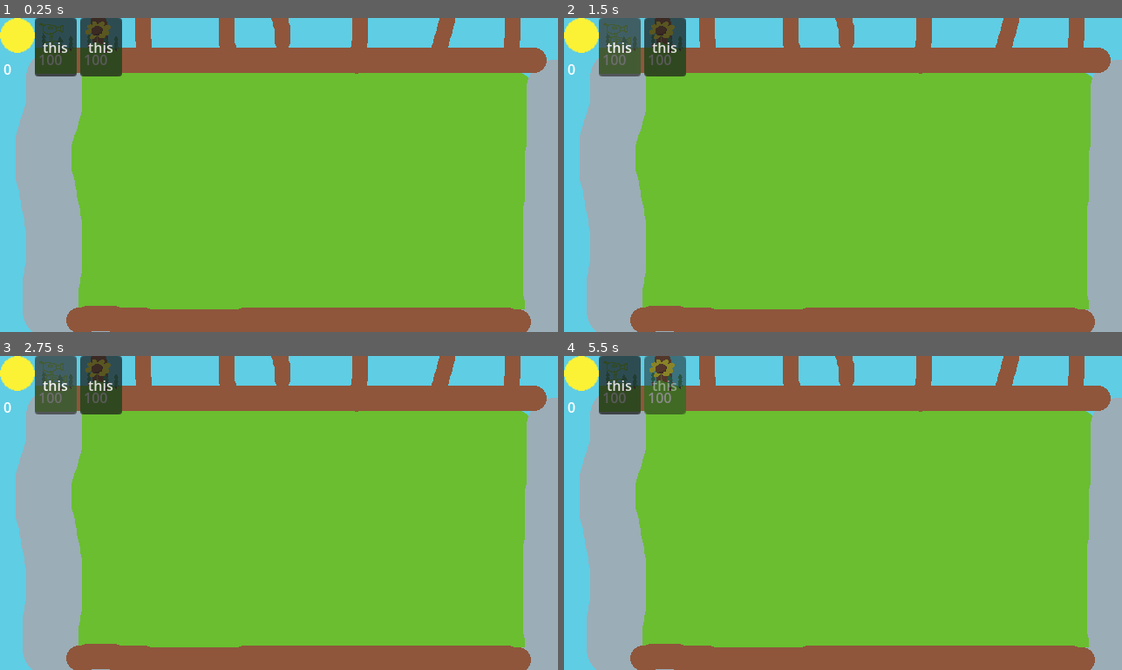
Above: before the commit, frames 1-4 (two rows, left to right).
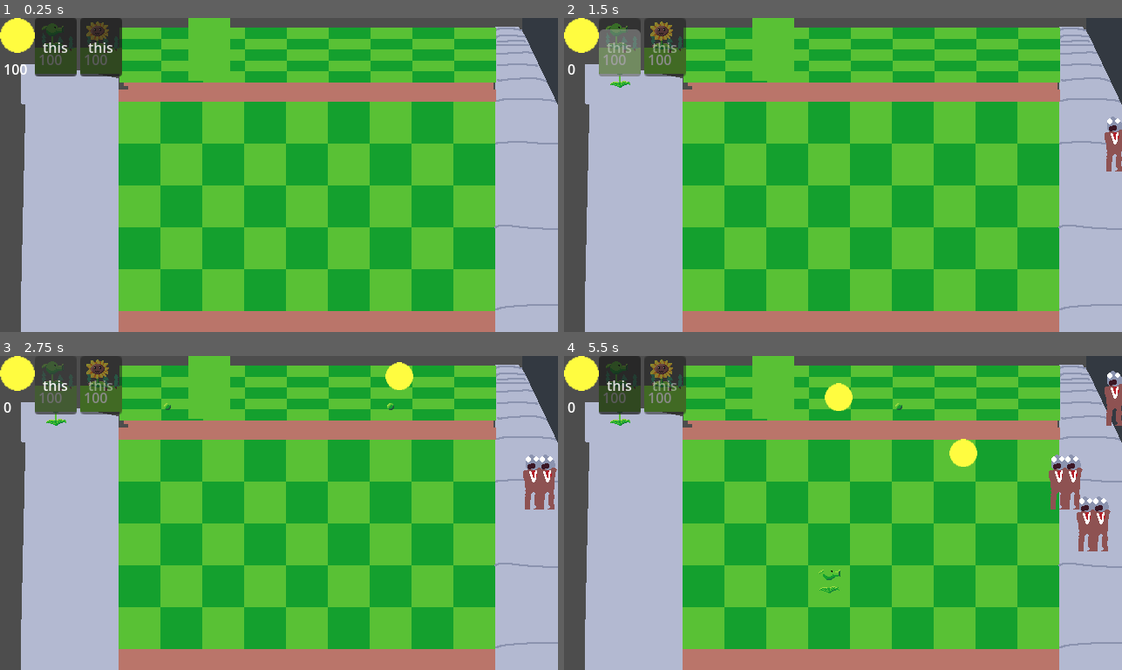
Above: after the commit, the same moments.

Repository: CatmeowSoftwares/pvz
Game: Godot game, scene res://game.tscn
Same seed, same stepped clock (60 frames per second), same inputs: the game is played once before the commit and once after it. The engine's default icon, where the game draws it, is replaced by a stand-in: a white triangle on a blue panel in a dark square.
Inputs (mouse positions are in pixels of both pictures, inside the frame that each line leads up to):
- Up to frame 1 (0.25 s): no input
- Up to frame 2 (1.5 s): click "this" at 0.5 s; click "this" at 1.25 s
- Up to frame 3 (2.75 s): click (55, 384) at 2 s, where only the run before the commit has a clickable "this"
- Up to frame 4 (5.5 s): move the mouse to (736, 513) at 2.77 s; click (736, 513) at 2.92 s; move the mouse to (731, 528) at 3.52 s; click (731, 528) at 3.67 s; move the mouse to (898, 443) at 4.27 s; click (898, 443) at 4.42 s; move the mouse to (815, 575) at 5.02 s; click (815, 575) at 5.17 s

The runs differ from the first frame. In frame 1, 74% of the frame differs, in the area x 0-100%, y 0-100%; in frame 2, 76%; in frame 3, 75%; in frame 4, 75%.

Commit message:
animations, sun, sunflower, peashooter, zombie

Diff:
--- /dev/null
+++ b/basic_zombie.gd
@@ -0,0 +1,7 @@
+extends Zombie
+
+
+
+func _physics_process(delta: float) -> void:
+	if !eating:
+		position.x -= 16 * delta
--- /dev/null
+++ b/basic_zombie.tscn
@@ -0,0 +1,18 @@
+[gd_scene format=3 uid="uid://dhb3jbw5nc40h"]
+
+[ext_resource type="PackedScene" uid="uid://bwkxmg2lu2len" path="res://zombie.tscn" id="1_mvbjr"]
+[ext_resource type="Texture2D" uid="uid://bsh2sx4hq5fk3" path="res://zombie.png" id="2_8bu2s"]
+[ext_resource type="Script" uid="uid://bn25w3870vn3t" path="res://basic_zombie.gd" id="2_uuh5p"]
+
+[sub_resource type="RectangleShape2D" id="RectangleShape2D_uuh5p"]
+size = Vector2(22, 63)
+
+[node name="BasicZombie" unique_id=1642079834 instance=ExtResource("1_mvbjr")]
+script = ExtResource("2_uuh5p")
+
+[node name="Sprite2D" parent="." index="0" unique_id=1832379334]
+texture = ExtResource("2_8bu2s")
+
+[node name="CollisionShape2D" type="CollisionShape2D" parent="." index="1" unique_id=1247785514]
+position = Vector2(-1, 0.5)
+shape = SubResource("RectangleShape2D_uuh5p")
--- a/game.gd
+++ b/game.gd
@@ -28,21 +28,22 @@
 func _input(event: InputEvent) -> void:
 	if event is InputEventMouseMotion:
 		cursor_plant_preview.position = event.global_position
-		plant_preview.position = event.global_position.snapped(Vector2(32, 32))
+		plant_preview.position = event.global_position.snapped(Vector2(48, 48))
 	if event is InputEventMouseButton:
 		if event.pressed and not event.is_echo():
 			if current_seed_selected:
 				if event.button_index == MOUSE_BUTTON_LEFT:
-					if is_on_field:
-						plant(current_seed_selected.price, current_seed_selected.plant.instantiate())
+					#if is_on_field:
+					plant(current_seed_selected.price, current_seed_selected.plant.instantiate())
 				if event.button_index == MOUSE_BUTTON_RIGHT:
 					remove_current_selected_seed()
 func _process(delta: float) -> void:
-	plant_preview.visible = is_on_field and current_seed_selected
+	plant_preview.visible = true#is_on_field and current_seed_selected
 func _ready() -> void:
 	plants.resize(45)
 	Global.game = self
 	sun_changed.connect(_on_sun_changed)
+	sun_changed.emit(sun)
 	for plant_data in Plants.plants:
 		var seed_packet = preload("uid://cpgfysmiyrxr0").instantiate()
 		seed_packets.add_child(seed_packet)
@@ -53,15 +54,18 @@
 func plant(cost: int, plant: Plant):
 	if sun < cost:
 		return
+	if plants[pos_to_idx(plant_preview.position)/48] != null:
+		print("sad")
+		return
 	sun -= cost
 	current_seed_selected.planted.emit()
 	current_seed_selected = null
 	plant.position = plant_preview.position
+	plants[pos_to_idx(plant_preview.position)/48] = plant
 	add_child(plant)
 
 	print(plant_preview.position/32)
-	print(pos_to_idx((plant_preview.position/32) - Vector2(3, 3)))
-	plants[pos_to_idx((plant_preview.position/32) - Vector2(3, 3))]
+	print(pos_to_idx((plant_preview.position/48)))
 	cursor_plant_preview.hide()
 
 
@@ -88,3 +92,23 @@
 
 func _on_area_2d_mouse_exited() -> void:
 	is_on_field = false
+
+
+func _on_timer_timeout() -> void:
+	spawn_zombie()
+
+
+func spawn_zombie():
+	var zombie = preload("uid://dhb3jbw5nc40h").instantiate()
+	zombie.position = Vector2(640, snapped(randf_range(48, 48*5), 48))
+	add_child(zombie)
+
+
+func _on_sun_timer_timeout() -> void:
+	spawn_sun()
+
+func spawn_sun():
+	var sun = preload("uid://di0adpklpvak5").instantiate()
+	sun.position = Vector2(randf_range(256, 512), 0)
+	sun.target_location = randf_range(256, 340)
+	add_child(sun)
--- a/game.tscn
+++ b/game.tscn
@@ -1,12 +1,8 @@
 [gd_scene format=3 uid="uid://dwcksw3h8o6b0"]
 
 [ext_resource type="Script" uid="uid://b6w2ybgcglj0r" path="res://game.gd" id="1_80nbo"]
-[ext_resource type="Texture2D" uid="uid://d3d8540smh8du" path="res://icon.svg" id="4_7jktm"]
 [ext_resource type="Texture2D" uid="uid://qk5a58ob24pk" path="res://sun.png" id="4_fc0e3"]
 [ext_resource type="Texture2D" uid="uid://dyc82n1cv16iq" path="res://field.png" id="4_ryrav"]
-
-[sub_resource type="RectangleShape2D" id="RectangleShape2D_feb5d"]
-size = Vector2(300, 200)
 
 [node name="Game" type="Node2D" unique_id=962997742]
 script = ExtResource("1_80nbo")
@@ -54,18 +50,18 @@
 
 [node name="PlantPreview" type="Sprite2D" parent="GridSomethingSomethingSomething" unique_id=1079762618]
 visible = false
-texture = ExtResource("4_7jktm")
+centered = false
 
 [node name="CursorPlantPreview" type="Sprite2D" parent="GridSomethingSomethingSomething" unique_id=902129849]
 visible = false
-texture = ExtResource("4_7jktm")
+centered = false
 
-[node name="Area2D" type="Area2D" parent="GridSomethingSomethingSomething" unique_id=1124545662]
-position = Vector2(203, 149)
+[node name="Timer" type="Timer" parent="." unique_id=1235195263]
+autostart = true
 
-[node name="CollisionShape2D" type="CollisionShape2D" parent="GridSomethingSomethingSomething/Area2D" unique_id=182795890]
-position = Vector2(-2, 30)
-shape = SubResource("RectangleShape2D_feb5d")
+[node name="SunTimer" type="Timer" parent="." unique_id=46925850]
+wait_time = 2.0
+autostart = true
 
-[connection signal="mouse_entered" from="GridSomethingSomethingSomething/Area2D" to="." method="_on_area_2d_mouse_entered"]
-[connection signal="mouse_exited" from="GridSomethingSomethingSomething/Area2D" to="." method="_on_area_2d_mouse_exited"]
+[connection signal="timeout" from="Timer" to="." method="_on_timer_timeout"]
+[connection signal="timeout" from="SunTimer" to="." method="_on_sun_timer_timeout"]
--- /dev/null
+++ b/pea.gd
@@ -0,0 +1,12 @@
+extends Area2D
+
+func _physics_process(delta: float) -> void:
+	position.x += 256 * delta
+
+func _on_body_entered(body: Node2D) -> void:
+	pass # Replace with function body.
+
+
+func _on_area_entered(area: Area2D) -> void:
+	area.normal_damage()
+	queue_free()
--- /dev/null
+++ b/pea.tscn
@@ -0,0 +1,21 @@
+[gd_scene format=3 uid="uid://bhta00lr0gmdy"]
+
+[ext_resource type="Script" uid="uid://itnd3q6ntdap" path="res://pea.gd" id="1_tmfjw"]
+[ext_resource type="Texture2D" uid="uid://cf5y47c653urg" path="res://pea.png" id="2_tg1px"]
+
+[sub_resource type="CircleShape2D" id="CircleShape2D_lpc76"]
+radius = 4.0
+
+[node name="Pea" type="Area2D" unique_id=155670206]
+collision_layer = 4
+collision_mask = 2
+script = ExtResource("1_tmfjw")
+
+[node name="Sprite2D" type="Sprite2D" parent="." unique_id=1719263396]
+texture = ExtResource("2_tg1px")
+
+[node name="CollisionShape2D" type="CollisionShape2D" parent="." unique_id=1214956554]
+shape = SubResource("CircleShape2D_lpc76")
+
+[connection signal="area_entered" from="." to="." method="_on_area_entered"]
+[connection signal="body_entered" from="." to="." method="_on_body_entered"]
--- /dev/null
+++ b/peashooter.gd
@@ -0,0 +1,11 @@
+extends Plant
+@onready var ray_cast: RayCast2D = $RayCast2D
+@onready var timer: Timer = $Timer
+
+
+func _physics_process(delta: float) -> void:
+	if timer.is_stopped():
+		var pea = preload("uid://bhta00lr0gmdy").instantiate()
+		get_tree().root.add_child(pea)
+		pea.global_position = ray_cast.global_position
+		timer.start()
--- a/peashooter.tscn
+++ b/peashooter.tscn
@@ -2,8 +2,25 @@
 
 [ext_resource type="PackedScene" uid="uid://w6lc2dk18u7f" path="res://plant.tscn" id="1_l3p5g"]
 [ext_resource type="Texture2D" uid="uid://dgwi5f8gb550t" path="res://peashooter.png" id="2_k3oip"]
+[ext_resource type="Script" uid="uid://dlkkhvrskeu4f" path="res://peashooter.gd" id="2_m8rb1"]
+
+[sub_resource type="RectangleShape2D" id="RectangleShape2D_m8rb1"]
+size = Vector2(32, 32)
 
 [node name="Peashooter" unique_id=246331118 instance=ExtResource("1_l3p5g")]
+script = ExtResource("2_m8rb1")
 
 [node name="Sprite2D" parent="." index="0" unique_id=1496789748]
 texture = ExtResource("2_k3oip")
+
+[node name="RayCast2D" type="RayCast2D" parent="." index="1" unique_id=724160798]
+position = Vector2(29, 10)
+target_position = Vector2(500, 0)
+collide_with_areas = true
+
+[node name="Timer" type="Timer" parent="." index="2" unique_id=1762736217]
+one_shot = true
+
+[node name="CollisionShape2D" parent="." index="3" unique_id=1352958932]
+position = Vector2(16, 16)
+shape = SubResource("RectangleShape2D_m8rb1")
--- a/plant.gd
+++ b/plant.gd
@@ -1 +1 @@
-class_name Plant extends Node2D
+class_name Plant extends Area2D
--- a/plant.tscn
+++ b/plant.tscn
@@ -1,10 +1,12 @@
 [gd_scene format=3 uid="uid://w6lc2dk18u7f"]
 
-[ext_resource type="Script" uid="uid://c8ks8d1jku2gj" path="res://plant.gd" id="1_t03al"]
 [ext_resource type="Texture2D" uid="uid://d3d8540smh8du" path="res://icon.svg" id="2_mbetm"]
 
-[node name="Plant" type="Node2D" unique_id=246331118]
-script = ExtResource("1_t03al")
+[node name="Plant" type="Area2D" unique_id=666186337]
+collision_mask = 2
 
 [node name="Sprite2D" type="Sprite2D" parent="." unique_id=1496789748]
 texture = ExtResource("2_mbetm")
+centered = false
+
+[node name="CollisionShape2D" type="CollisionShape2D" parent="." unique_id=1352958932]
--- a/project.godot
+++ b/project.godot
@@ -23,6 +23,14 @@
 
 window/size/viewport_width=640
 window/size/viewport_height=360
+window/stretch/mode="viewport"
+window/stretch/scale_mode="integer"
+
+[layer_names]
+
+2d_physics/layer_1="Plants"
+2d_physics/layer_2="Zombies"
+2d_physics/layer_3="Projectiles"
 
 [physics]
 
--- a/sun.tscn
+++ b/sun.tscn
@@ -7,6 +7,8 @@
 size = Vector2(32, 32)
 
 [node name="Sun" type="Area2D" unique_id=101492036]
+collision_layer = 8
+collision_mask = 0
 script = ExtResource("1_iveel")
 
 [node name="Sprite2D" type="Sprite2D" parent="." unique_id=729249486]
--- a/sunflower.tscn
+++ b/sunflower.tscn
@@ -2,15 +2,58 @@
 
 [ext_resource type="PackedScene" uid="uid://w6lc2dk18u7f" path="res://plant.tscn" id="1_oiv3v"]
 [ext_resource type="Script" uid="uid://b8k75gqibfime" path="res://sunflower.gd" id="2_2g1xv"]
-[ext_resource type="Texture2D" uid="uid://b15sf18co1ick" path="res://sunflower.png" id="2_e2fdc"]
+[ext_resource type="Texture2D" uid="uid://dpkw1o6lstxfn" path="res://sunflower-Sheet.png" id="4_gj0q7"]
+
+[sub_resource type="Animation" id="Animation_2g1xv"]
+length = 0.001
+tracks/0/type = "value"
+tracks/0/imported = false
+tracks/0/enabled = true
+tracks/0/path = NodePath("Sprite2D:frame")
+tracks/0/interp = 1
+tracks/0/loop_wrap = true
+tracks/0/keys = {
+"times": PackedFloat32Array(0),
+"transitions": PackedFloat32Array(1),
+"update": 1,
+"values": [0]
+}
+
+[sub_resource type="Animation" id="Animation_gj0q7"]
+resource_name = "idle"
+length = 1.6
+loop_mode = 1
+tracks/0/type = "value"
+tracks/0/imported = false
+tracks/0/enabled = true
+tracks/0/path = NodePath("Sprite2D:frame")
+tracks/0/interp = 1
+tracks/0/loop_wrap = true
+tracks/0/keys = {
+"times": PackedFloat32Array(0, 0.2, 0.4, 0.6, 0.8, 1, 1.2, 1.4),
+"transitions": PackedFloat32Array(1, 1, 1, 1, 1, 1, 1, 1),
+"update": 1,
+"values": [0, 1, 2, 3, 4, 5, 6, 7]
+}
+
+[sub_resource type="AnimationLibrary" id="AnimationLibrary_ugw2w"]
+_data = {
+&"RESET": SubResource("Animation_2g1xv"),
+&"idle": SubResource("Animation_gj0q7")
+}
 
 [node name="Sunflower" unique_id=246331118 instance=ExtResource("1_oiv3v")]
 script = ExtResource("2_2g1xv")
 
 [node name="Sprite2D" parent="." index="0" unique_id=1496789748]
-texture = ExtResource("2_e2fdc")
+texture = ExtResource("4_gj0q7")
+hframes = 8
 
 [node name="Timer" type="Timer" parent="." index="1" unique_id=248620572]
 autostart = true
 
+[node name="AnimationPlayer" type="AnimationPlayer" parent="." index="2" unique_id=1937509735]
+libraries/ = SubResource("AnimationLibrary_ugw2w")
+autoplay = &"idle"
+
 [connection signal="timeout" from="Timer" to="." method="_on_timer_timeout"]
--- /dev/null
+++ b/zombie.gd
@@ -0,0 +1,25 @@
+class_name Zombie extends Area2D
+
+var health: int
+var eating: bool
+
+var plant_eating: Plant
+func _on_area_entered(area: Area2D) -> void:
+	plant_eating = area as Plant
+	eating = true
+
+
+func _on_area_exited(area: Area2D) -> void:
+	plant_eating = null
+	eating = false
+func eat():
+	plant_eating.queue_free()
+
+
+func normal_damage():
+	health -= 1
+
+
+func _on_eat_timer_timeout() -> void:
+	if plant_eating:
+		eat()
--- /dev/null
+++ b/zombie.tscn
@@ -0,0 +1,16 @@
+[gd_scene format=3 uid="uid://bwkxmg2lu2len"]
+
+[ext_resource type="Script" uid="uid://calmpbitrwnuc" path="res://zombie.gd" id="1_uiaus"]
+
+[node name="Zombie" type="Area2D" unique_id=1642079834]
+collision_layer = 2
+script = ExtResource("1_uiaus")
+
+[node name="Sprite2D" type="Sprite2D" parent="." unique_id=1832379334]
+
+[node name="EatTimer" type="Timer" parent="." unique_id=805234157]
+autostart = true
+
+[connection signal="area_entered" from="." to="." method="_on_area_entered"]
+[connection signal="area_exited" from="." to="." method="_on_area_exited"]
+[connection signal="timeout" from="EatTimer" to="." method="_on_eat_timer_timeout"]
Not shown, added: basic_zombie.gd.uid
Binary file changed: field.png
Not shown, added: pea.gd.uid
Binary file added: pea.png
Not shown, added: pea.png.import
Not shown, added: peashooter.gd.uid
Binary file changed: peashooter.png
Binary file changed: sun.png
Binary file added: sunflower-Sheet.png
Not shown, added: sunflower-Sheet.png.import
Binary file added: sunflower.ase
Binary file added: sunflower.aseprite
(and 5 more such lines)
